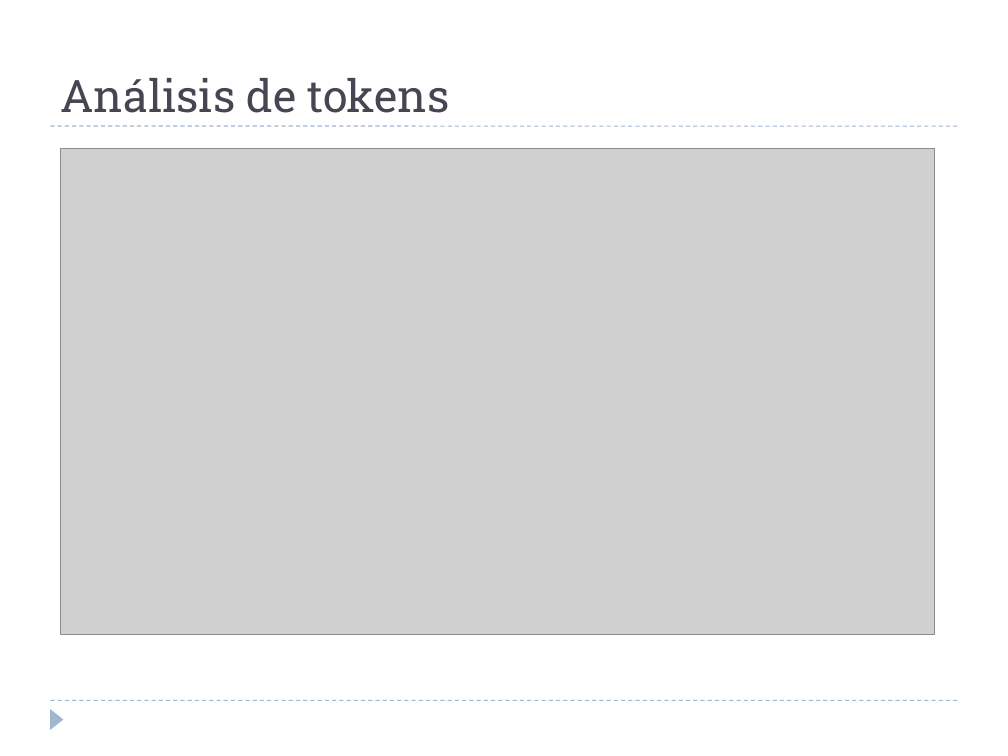
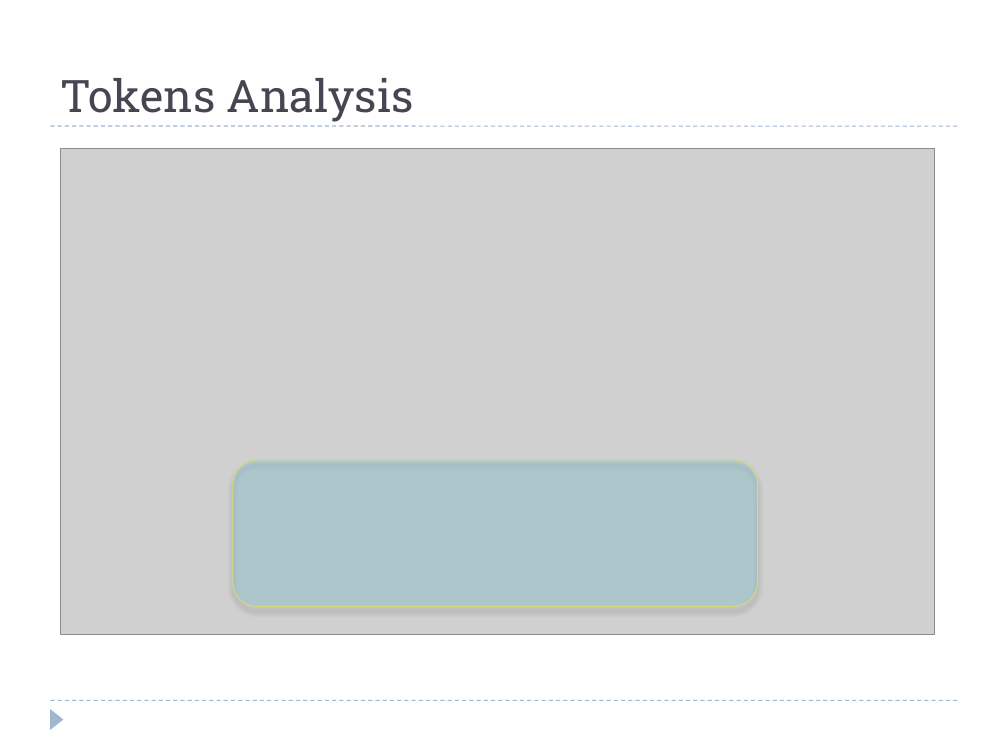
Before and after one commit to alejandrorago/qatesis2, a slide deck: slide 17 of Capitulos Finales/FilminasV0.2.pptx. Drawn at 1008x756 pixels with LibreOffice and Linux fonts; fonts in the diff are those of the drawing; grey boxes stand for pictures. Boxes give left, top, right and bottom in pixels: in the first picture for what was removed or moved away, otherwise in the second. Text is boxed around its words. In the diff, an @@ line names an element or a change of style, - is before the commit and + after.

```diff
--- a/Capitulos Finales/FilminasV0.2.pptx
+++ b/Capitulos Finales/FilminasV0.2.pptx
@@ title at box(60, 78, 414, 122): text changed @@
-Análisis de tokens
+Tokens Analysis
@@ rounded rectangle added at box(233, 460, 758, 606), fill #00CCFF at 12% opacity, outline #D2DA7A 0.75 pt @@
```
Also in this commit, not shown: 14 other slides changed, 2 slides added, 1 slide removed.
